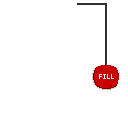
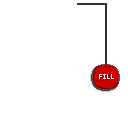
The second 128x128 image is a revision of the first. Changes to its layers:
renamed "Layer 4" to "Layer 5", painted on it over (90, 64, 120, 91)
renamed "Layer 2" to "Layer 6", opacity 100% → 20%, painted on it over (90, 65, 119, 92)
